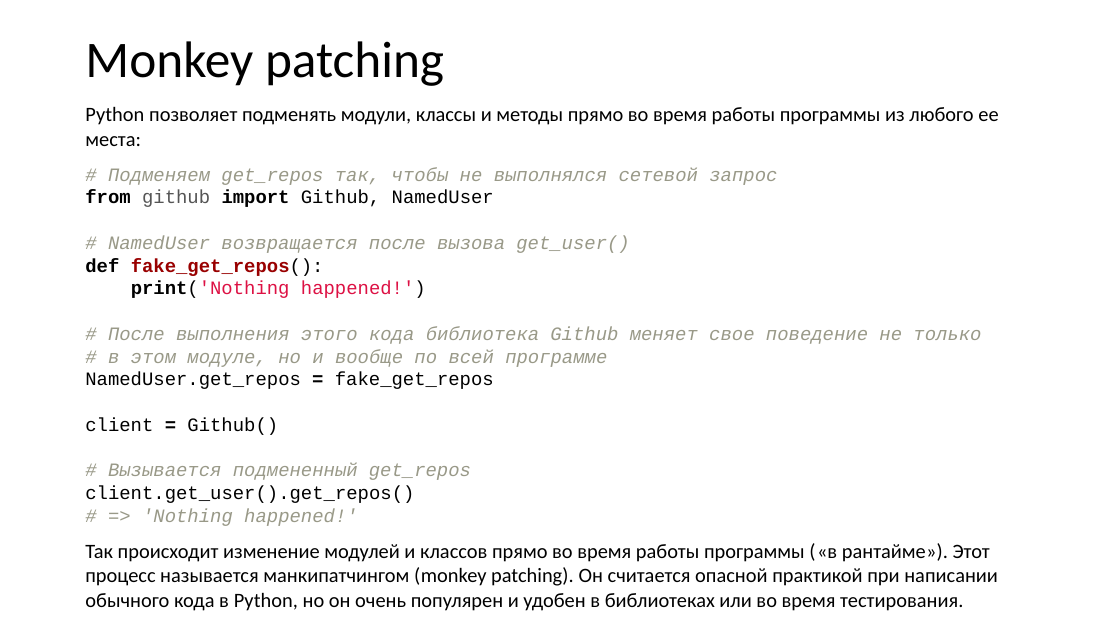
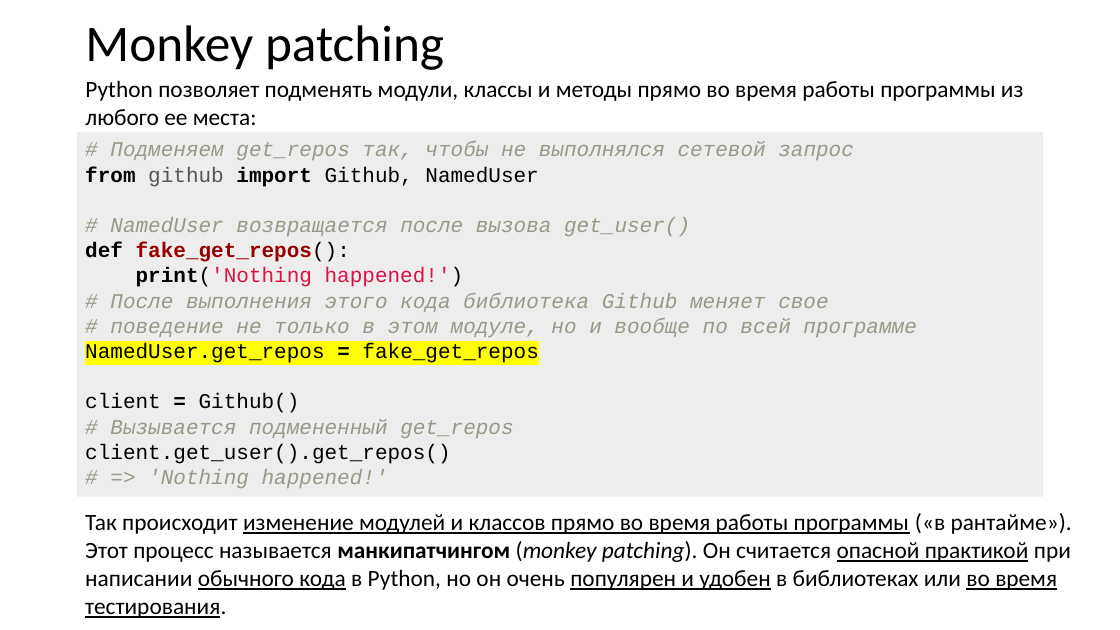
Before and after one commit to xtrueman/prog_instruments, a slide deck: slide 81 of presentations/UnitTests.pptx (slide 80 before the commit). Drawn at 1120x630 pixels with LibreOffice and Linux fonts; fonts in the diff are those of the drawing. Boxes give left, top, right and bottom in pixels: in the first picture for what was removed or moved away, otherwise in the second. Text is boxed around its words. In the diff, an @@ line names an element or a change of style, - is before the commit and + after.

```diff
--- a/presentations/UnitTests.pptx
+++ b/presentations/UnitTests.pptx
@@ title "Monkey patching": place and size @@
-title "Monkey patching" at (85,41,444,86)
+title "Monkey patching" at (85,25,444,70)
@@ text "Python позволяет подменять модули, классы ...": place and size @@
-text "Python позволяет подменять модули, классы ..." at (85,106,998,611)
+text "Python позволяет подменять модули, классы ..." at (85,80,1023,125)
@@ text "Python позволяет подменять модули, классы ..." at (85,80,1023,125): size 17.5 to 20 pt @@
@@ rectangle added at (77,132,1044,497), fill #EDEDED, 18 pt, text #999988, italic @@
+# Подменяем get_repos так, чтобы не выполнялся сетевой запрос
+from github import Github, NamedUser
+# NamedUser возвращается после вызова get_user()
+def fake_get_repos():
+print('Nothing happened!')
+# После выполнения этого кода библиотека Github меняет свое
+# поведение не только в этом модуле, но и вообще по всей программе
+NamedUser.get_repos = fake_get_repos
+client = Github()
+# Вызывается подмененный get_repos
+client.get_user().get_repos()
+# => 'Nothing happened!'
@@ text at (85,167,998,611): paragraphs removed @@
-# Подменяем get_repos так, чтобы не выполнялся сетевой запрос
-from github import Github, NamedUser
-# NamedUser возвращается после вызова get_user()
-def fake_get_repos():
-print('Nothing happened!')
-# После выполнения этого кода библиотека Github меняет свое поведение не только
-# в этом модуле, но и вообще по всей программе
-NamedUser.get_repos = fake_get_repos
-client = Github()
-# Вызывается подмененный get_repos
-client.get_user().get_repos()
-# => 'Nothing happened!'
-Так происходит изменение модулей и классов прямо во время работы программы («в рантайме»). Этот процесс называется манкипатчингом (monkey patching). Он считается опасной практикой при написании обычного кода в Python, но он очень популярен и удобен в библиотеках или во время тестирования.
@@ text added at (85,513,1072,618), 20 pt, text #000000 @@
+Так происходит изменение модулей и классов прямо во время работы программы («в рантайме»). Этот процесс называется манкипатчингом (monkey patching). Он считается опасной практикой при написании обычного кода в Python, но он очень популярен и удобен в библиотеках или во время тестирования.
```
Also in this commit, not shown: 33 other slides changed, 2 slides added.
